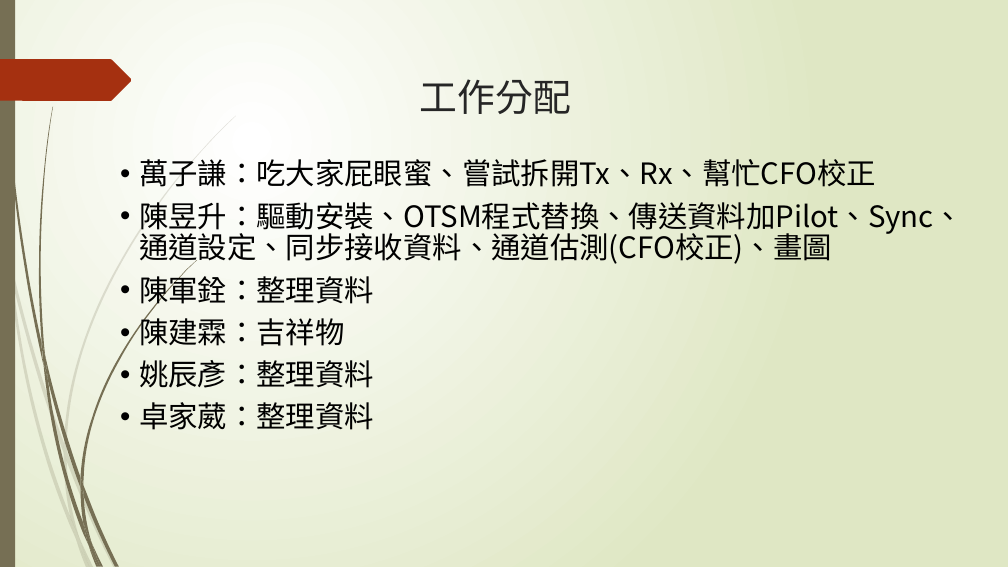
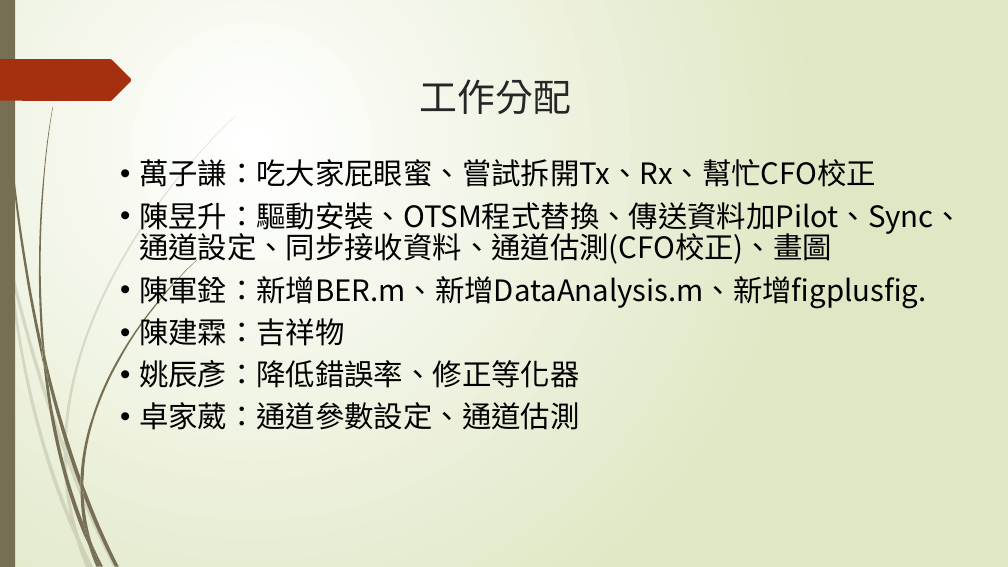
Before and after one commit to NIUWCSP/OTSM, a slide deck: slide 14 of report/以SDR實現OTSM通訊技術.pptx. Drawn at 1008x567 pixels with LibreOffice and Linux fonts; fonts in the diff are those of the drawing. Boxes give left, top, right and bottom in pixels: in the first picture for what was removed or moved away, otherwise in the second. Text is boxed around its words. In the diff, an @@ line names an element or a change of style, - is before the commit and + after.

```diff
--- a/report/以SDR實現OTSM通訊技術.pptx
+++ b/report/以SDR實現OTSM通訊技術.pptx
@@ text at box(139, 271, 926, 309): text changed @@
-• 陳軍銓：整理資料
+• 陳軍銓：新增BER.m、新增DataAnalysis.m、新增figplusfig.
@@ text at box(139, 360, 579, 430): text changed @@
-• 姚辰彥：整理資料
-• 卓家葳：整理資料
+• 姚辰彥：降低錯誤率、修正等化器
+• 卓家葳：通道參數設定、通道估測
```
